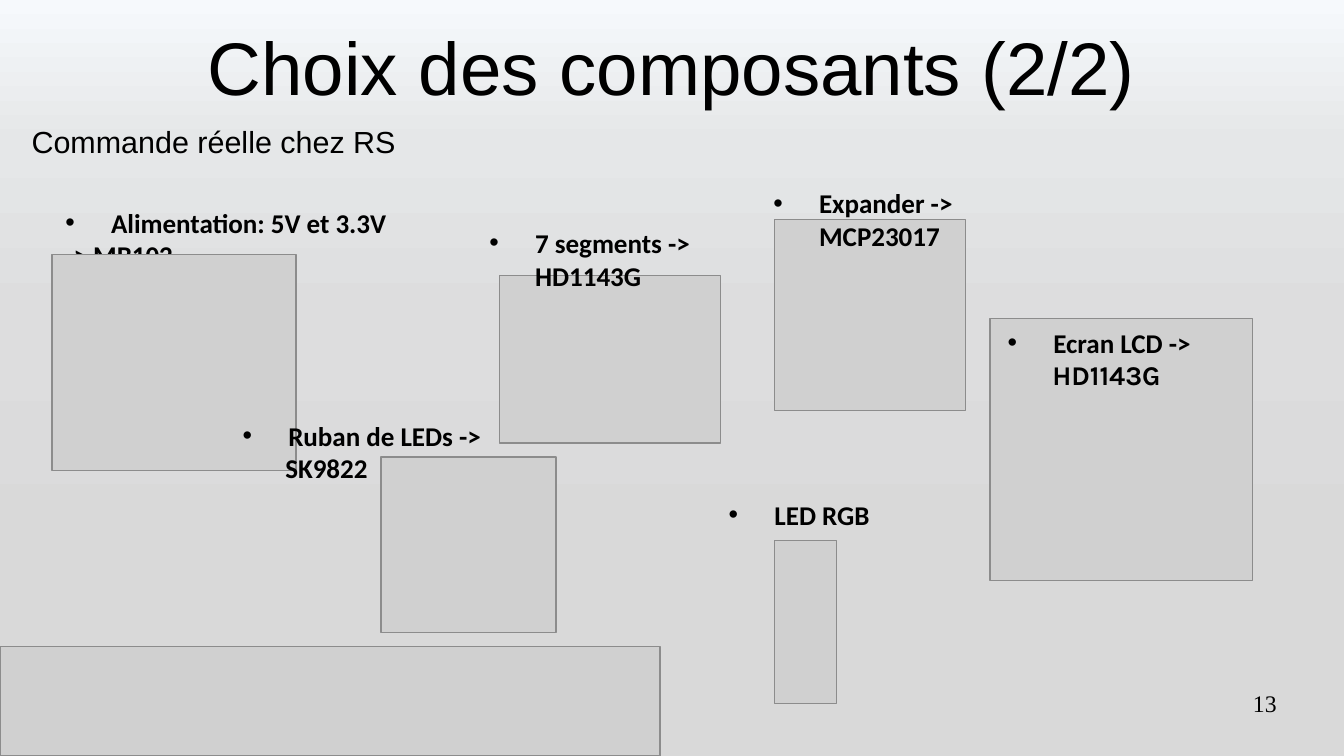
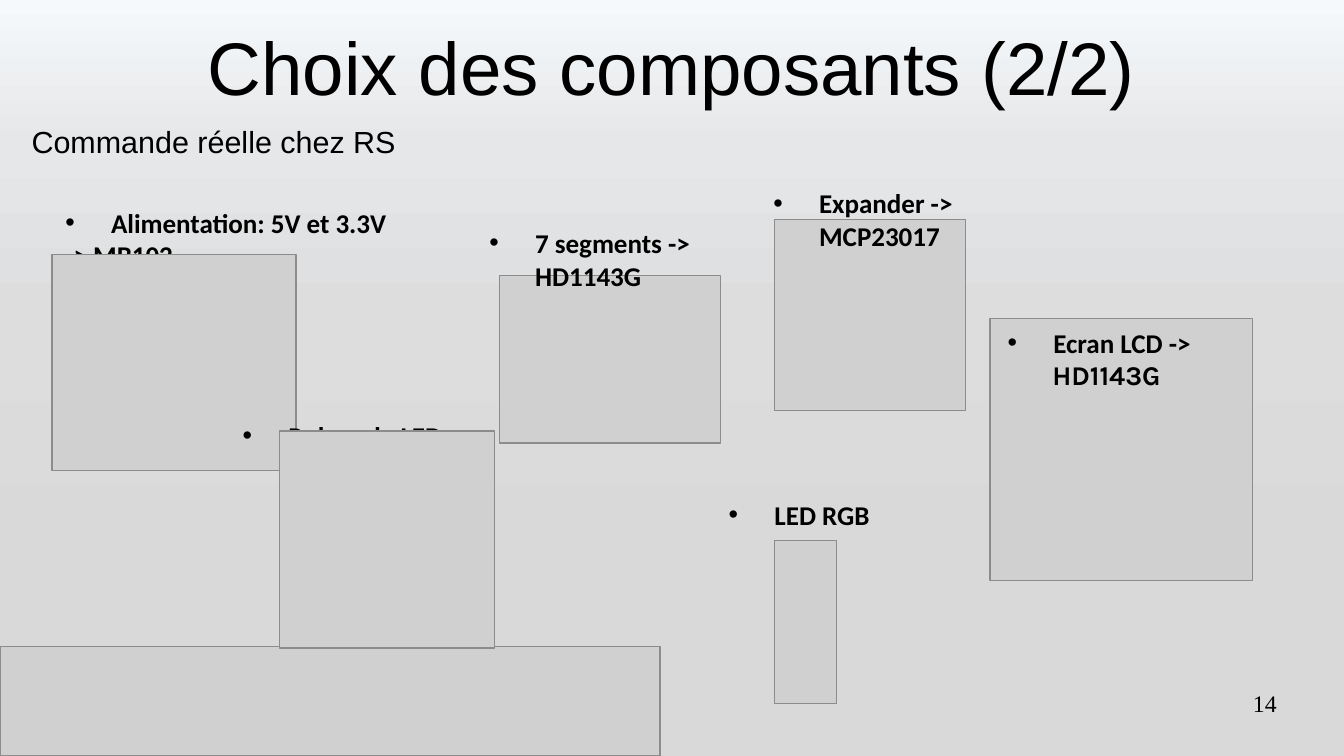
Before and after one commit to romain327/machine-turing, a slide deck: slide 14 of presentation/Presentation Machine de Turing.pptx (slide 13 before the commit). Drawn at 1344x756 pixels with LibreOffice and Linux fonts; fonts in the diff are those of the drawing; grey boxes stand for pictures. Boxes give left, top, right and bottom in pixels: in the first picture for what was removed or moved away, otherwise in the second. Text is boxed around its words. In the diff, an @@ line names an element or a change of style, - is before the commit and + after.

```diff
--- a/presentation/Presentation Machine de Turing.pptx
+++ b/presentation/Presentation Machine de Turing.pptx
@@ picture added at (279, 432, 494, 649) @@
@@ picture removed at (381, 457, 556, 633) @@
@@ page number at (1253, 696, 1277, 712): text changed @@
-13
+14
```
Also in this commit, not shown: 12 other slides changed, 6 slides added, 1 slide removed, 12 other files.
